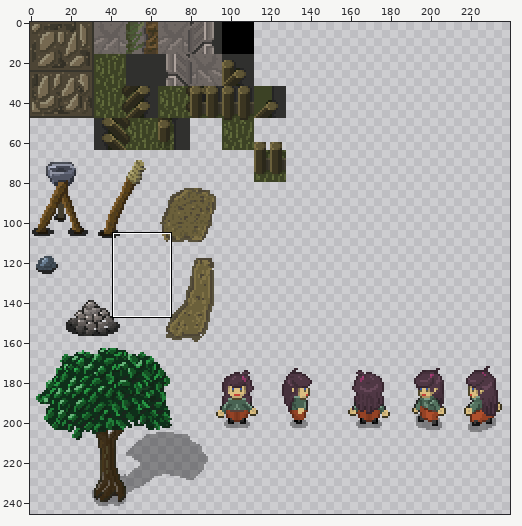
A sprite sheet gets an edit: images/tiles.png. Above, an overview of the earlier version with the close-up marked.
Close-up. Before:
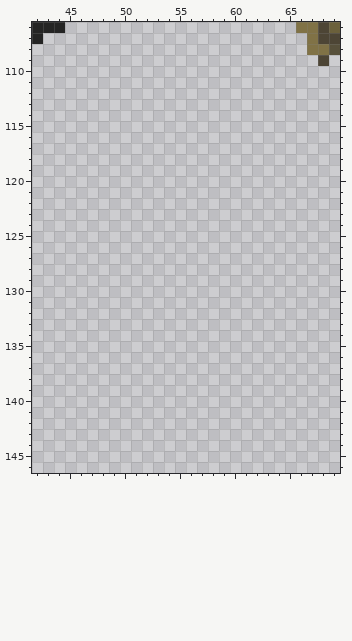
The file is 256x256 pixels. Colours within 5 levels of each other are drawn and written as one. Shown: x 42..69, y 106..146. The wide view leaves out empty margins. The commit also changed other parts of the picture, which this record leaves out.
The result:
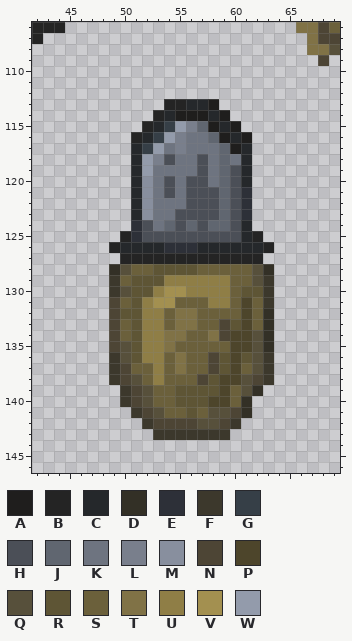
Palette (. is transparent): A #1f1e1d  B #242424  C #25282b  D #333026  E #2d3038  F #3c382c  G #363f47  H #4b4f57  J #606670  K #6e7480  L #797f8c  M #888f9e  N #4d4535  P #4d452b  Q #57503b  R #5e5535  S #6b603b  T #807246  U #8f7e46  V #a39050  W #939bab
What changed:
y 113: x 54..58 ..... -> BBCCA
y 114: x 53..59 ....... -> BCAAACA
y 115: x 52..60 ......... -> BCGWLJACA
y 116: x 51..61 ........... -> BCGWLKKJACA
y 117: x 51..61 ........... -> CGWKLKKKJAC
y 118: x 51..61 ........... -> CWLHKKHKJKC
y 119: x 51..61 ........... -> CWKKKKHKJHC
y 120: x 51..61 ........... -> CMKHKHHKJHC
y 121: x 51..61 ........... -> CMKHKHHHJHE
y 122: x 51..61 ........... -> CMKKKHHHJHE
y 123: x 51..61 ........... -> CMKKHHHHJHE
y 124: x 51..61 ........... -> EHKJHJHJJHC
y 125: x 50..62 ............. -> BEHHHHHHHHHCB
y 126: x 49..63 ............... -> BCCCCEEECCCCCCB
y 127: x 50..62 ............. -> BBBBBBBBBBBBB
y 128: x 49..63 ............... -> DQSSRRRRSSSSSQD
y 129: x 49..63 ............... -> FSRRRUUUUUUSSQF
y 130: x 49..63 ............... -> FQRRUVVUUUUSRRF
y 131: x 49..63 ............... -> NSRUVVSSSUUSPSF
y 132: x 49..63 ............... -> NRRUUSTTSSSSPSD
y 133: x 49..63 ............... -> NSRUUSTTSSNRPSD
y 134: x 49..63 ............... -> NSRUUTTSSTNPPQD
y 135: x 49..63 ............... -> NQRUUTSSSSSPPQD
y 136: x 49..63 ............... -> FQRUUSTSSNRPRQF
y 137: x 49..63 ............... -> FNSSUSTSSNRPSQF
y 138: x 49..63 ............... -> FNQSUSSSNRPPQNF
y 139: x 50..62 ............. -> FNQSSRRRRPSQD
y 140: x 50..61 ............ -> FNQSSRRRPPSD
y 141: x 51..61 ........... -> FNQSSRSQQND
y 142: x 52..60 ......... -> FNNNNQQNF
y 143: x 53..59 ....... -> FFFFFFF
